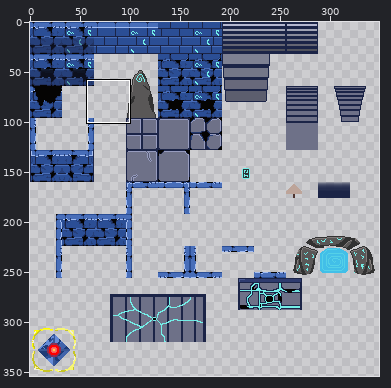
Sprite sheet -- projetZelda/assets/donjon.png. Above, an overview of the earlier version with the close-up marked.
Close-up. Old version:
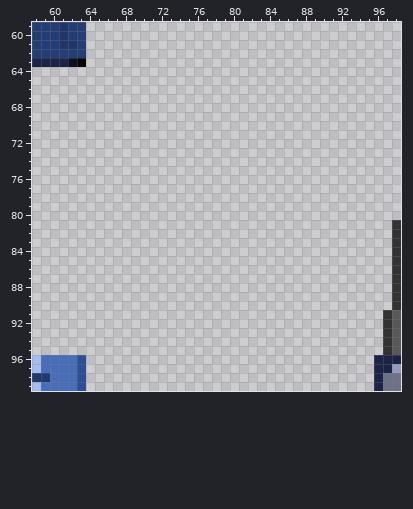
The file is 360x360 pixels. Colours within 5 levels of each other are drawn and written as one. Shown: x 58..98, y 59..99. The wide view leaves out empty margins. The commit also changed other parts of the picture, which this record leaves out.
After the commit:
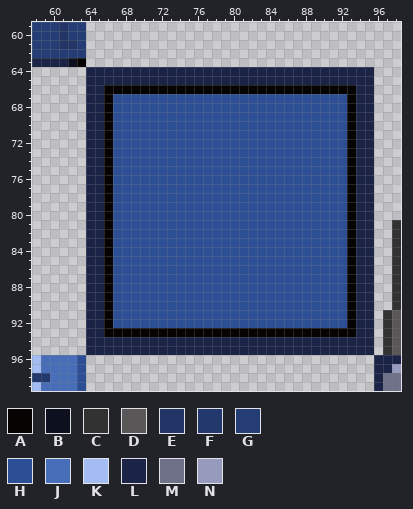
Palette (. is transparent): A #050403  B #0d101e  C #323232  D #595757  E #223566  F #23396e  G #253d75  H #2b4e95  J #486eb9  K #a3bdf2  L #1b2447  M #6e7188  N #969bbe
From old to new:
@@ x 58..98 @@
  63 LLLLBA...................................
- 64 .........................................
- 65 .........................................
- 66 .........................................
- 67 .........................................
- 68 .........................................
- 69 .........................................
- 70 .........................................
- 71 .........................................
- 72 .........................................
- 73 .........................................
- 74 .........................................
- 75 .........................................
- 76 .........................................
- 77 .........................................
- 78 .........................................
- 79 .........................................
- 80 .........................................
- 81 ........................................C
- 82 ........................................C
- 83 ........................................C
- 84 ........................................C
- 85 ........................................C
- 86 ........................................C
- 87 ........................................C
- 88 ........................................C
- 89 ........................................C
- 90 ........................................C
- 91 .......................................CD
- 92 .......................................CD
- 93 .......................................CD
- 94 .......................................CD
- 95 .......................................CD
+ 64 ......LLLLLLLLLLLLLLLLLLLLLLLLLLLLLLLL...
+ 65 ......LLLLLLLLLLLLLLLLLLLLLLLLLLLLLLLL...
+ 66 ......LLAAAAAAAAAAAAAAAAAAAAAAAAAAAALL...
+ 67 ......LLAHHHHHHHHHHHHHHHHHHHHHHHHHHALL...
+ 68 ......LLAHHHHHHHHHHHHHHHHHHHHHHHHHHALL...
+ 69 ......LLAHHHHHHHHHHHHHHHHHHHHHHHHHHALL...
+ 70 ......LLAHHHHHHHHHHHHHHHHHHHHHHHHHHALL...
+ 71 ......LLAHHHHHHHHHHHHHHHHHHHHHHHHHHALL...
+ 72 ......LLAHHHHHHHHHHHHHHHHHHHHHHHHHHALL...
+ 73 ......LLAHHHHHHHHHHHHHHHHHHHHHHHHHHALL...
+ 74 ......LLAHHHHHHHHHHHHHHHHHHHHHHHHHHALL...
+ 75 ......LLAHHHHHHHHHHHHHHHHHHHHHHHHHHALL...
+ 76 ......LLAHHHHHHHHHHHHHHHHHHHHHHHHHHALL...
+ 77 ......LLAHHHHHHHHHHHHHHHHHHHHHHHHHHALL...
+ 78 ......LLAHHHHHHHHHHHHHHHHHHHHHHHHHHALL...
+ 79 ......LLAHHHHHHHHHHHHHHHHHHHHHHHHHHALL...
+ 80 ......LLAHHHHHHHHHHHHHHHHHHHHHHHHHHALL...
+ 81 ......LLAHHHHHHHHHHHHHHHHHHHHHHHHHHALL..C
+ 82 ......LLAHHHHHHHHHHHHHHHHHHHHHHHHHHALL..C
+ 83 ......LLAHHHHHHHHHHHHHHHHHHHHHHHHHHALL..C
+ 84 ......LLAHHHHHHHHHHHHHHHHHHHHHHHHHHALL..C
+ 85 ......LLAHHHHHHHHHHHHHHHHHHHHHHHHHHALL..C
+ 86 ......LLAHHHHHHHHHHHHHHHHHHHHHHHHHHALL..C
+ 87 ......LLAHHHHHHHHHHHHHHHHHHHHHHHHHHALL..C
+ 88 ......LLAHHHHHHHHHHHHHHHHHHHHHHHHHHALL..C
+ 89 ......LLAHHHHHHHHHHHHHHHHHHHHHHHHHHALL..C
+ 90 ......LLAHHHHHHHHHHHHHHHHHHHHHHHHHHALL..C
+ 91 ......LLAHHHHHHHHHHHHHHHHHHHHHHHHHHALL.CD
+ 92 ......LLAHHHHHHHHHHHHHHHHHHHHHHHHHHALL.CD
+ 93 ......LLAAAAAAAAAAAAAAAAAAAAAAAAAAAALL.CD
+ 94 ......LLLLLLLLLLLLLLLLLLLLLLLLLLLLLLLL.CD
+ 95 ......LLLLLLLLLLLLLLLLLLLLLLLLLLLLLLLL.CD
  96 KJJJJH................................LLL
Where, in picture pixels (left, top, right, bottom), the same in both close-ups:
added: (86, 67, 374, 355)
